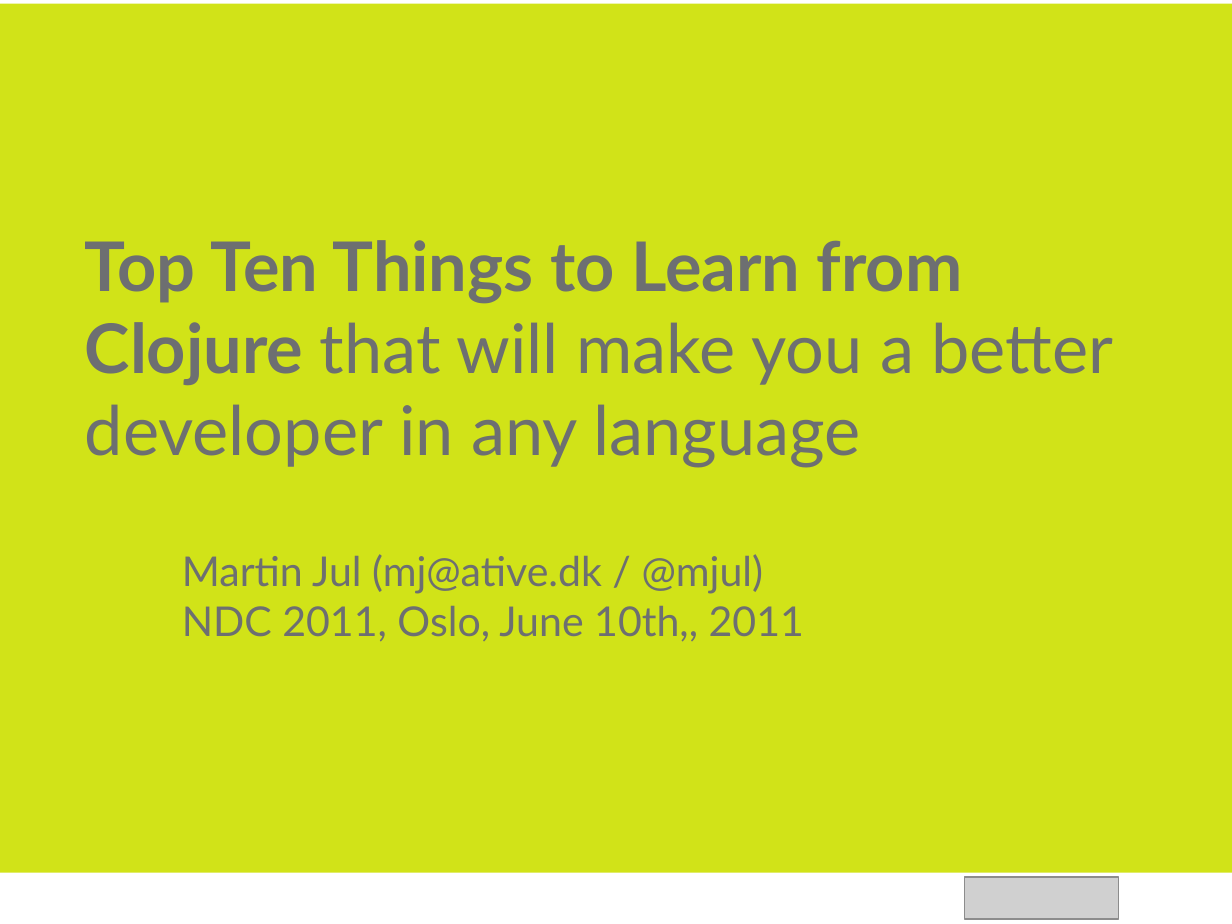
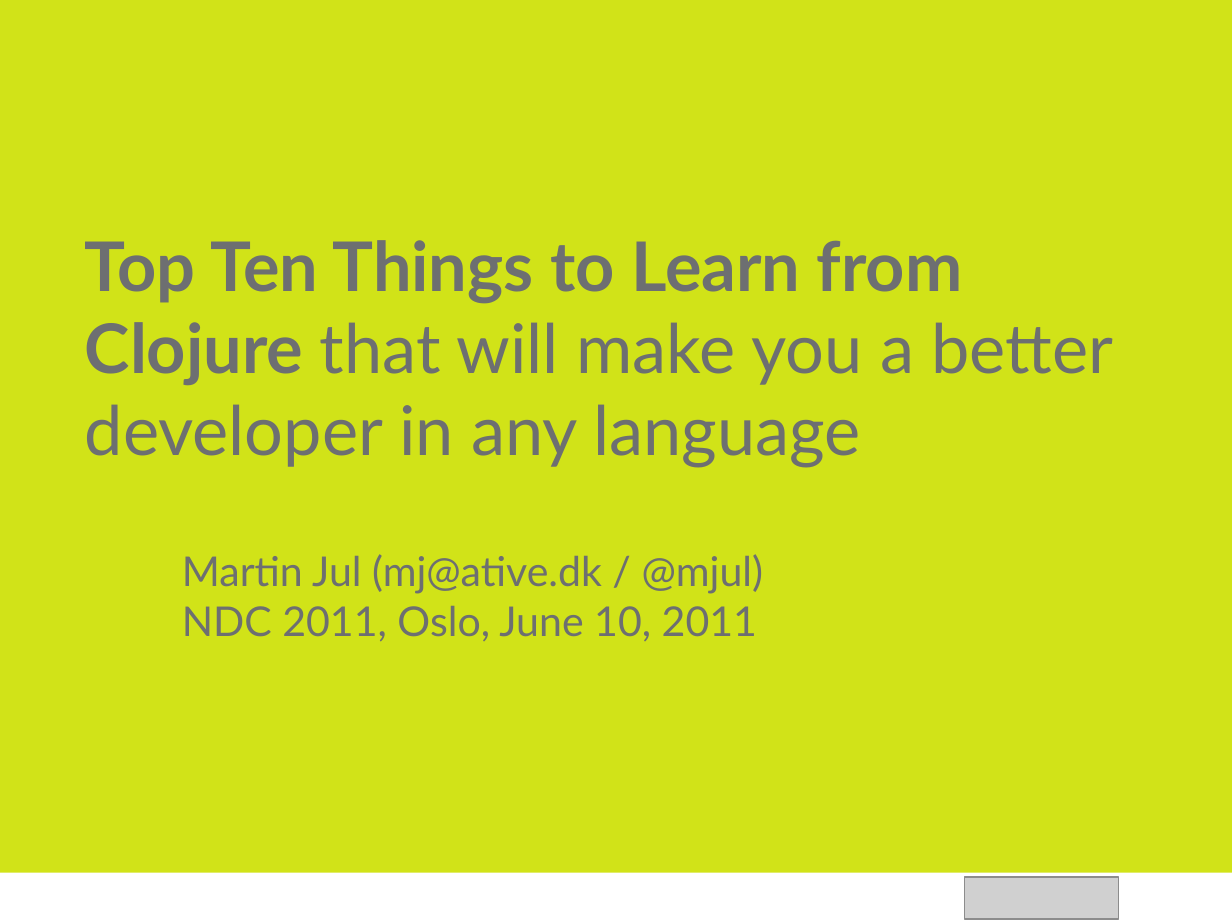
Before and after one commit to mjul/top-10-clojure-ndc-2011, a slide deck: slide 1 of Top Things to Learn From Clojure.pptx. Drawn at 1232x924 pixels with LibreOffice and Linux fonts; fonts in the diff are those of the drawing; grey boxes stand for pictures. Boxes give left, top, right and bottom in pixels: in the first picture for what was removed or moved away, otherwise in the second. Text is boxed around its words. In the diff, an @@ line names an element or a change of style, - is before the commit and + after.

```diff
--- a/Top Things to Learn From Clojure.pptx
+++ b/Top Things to Learn From Clojure.pptx
@@ rectangle: place and size @@
-rectangle at (0,4,1232,924)
+rectangle at (0,0,1232,924)
@@ text at (182,606,757,641): text changed @@
-NDC 2011, Oslo, June 10th,, 2011
+NDC 2011, Oslo, June 10, 2011
```
Also in this commit, not shown: 8 other slides changed, 2 other files.
